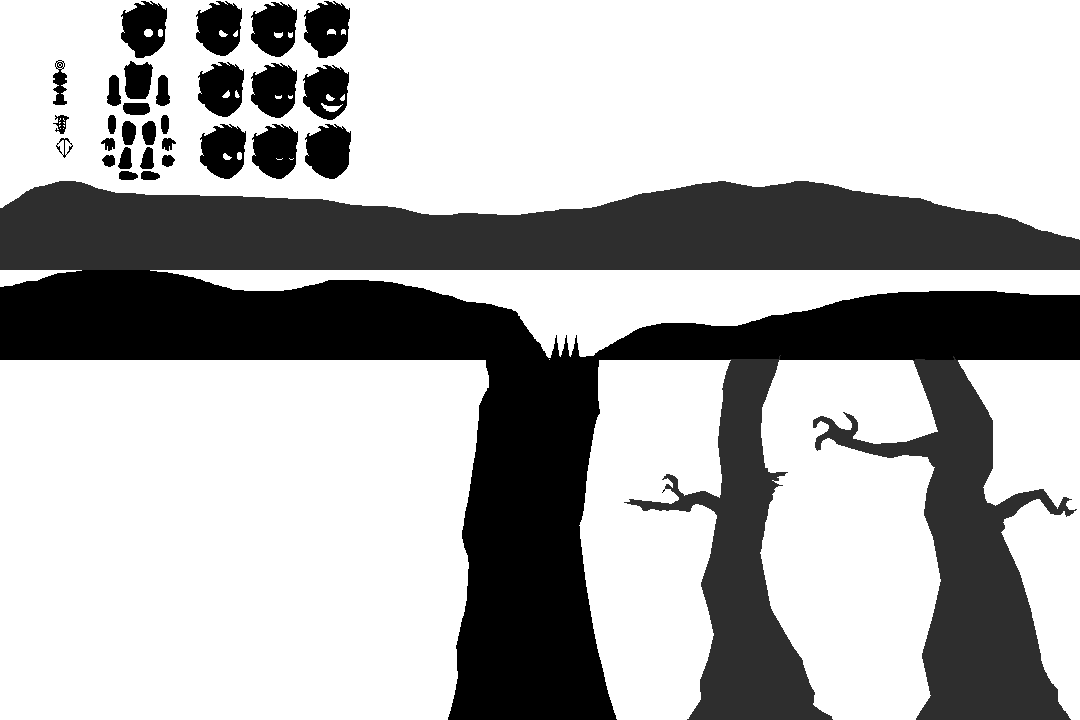
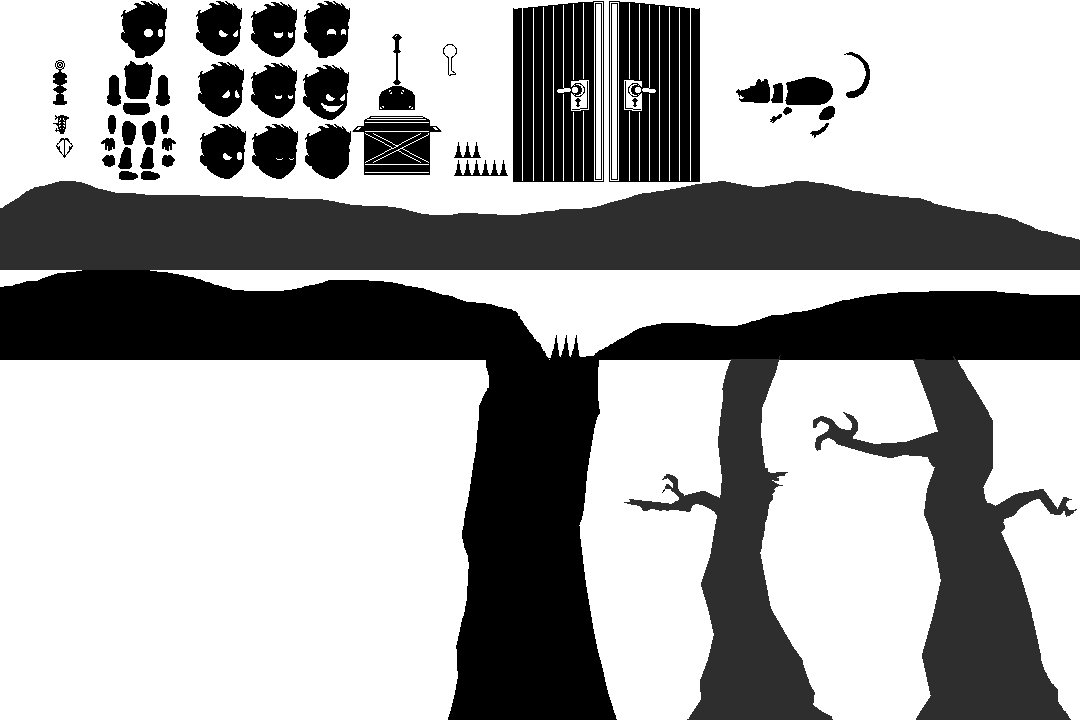
Layers edited between the first and the second 1080 x 720 image:
added layer "Ebene 4" above "tür Kopie" over box(736, 52, 870, 138)
added layer "tür Kopie" above "tür" over box(513, 1, 700, 182)
added layer "tür" above "key" over box(513, 1, 604, 182)
added layer "key" above "stachel 3" over box(443, 44, 457, 76)
added layer "stachel 3" above "stachel 6" over box(454, 142, 481, 158)
added layer "stachel 6" above "hebel" over box(454, 160, 508, 176)
added layer "hebel" above "kiste" over box(379, 34, 415, 110)
added layer "kiste" above "baum vorn" over box(352, 116, 442, 175)
